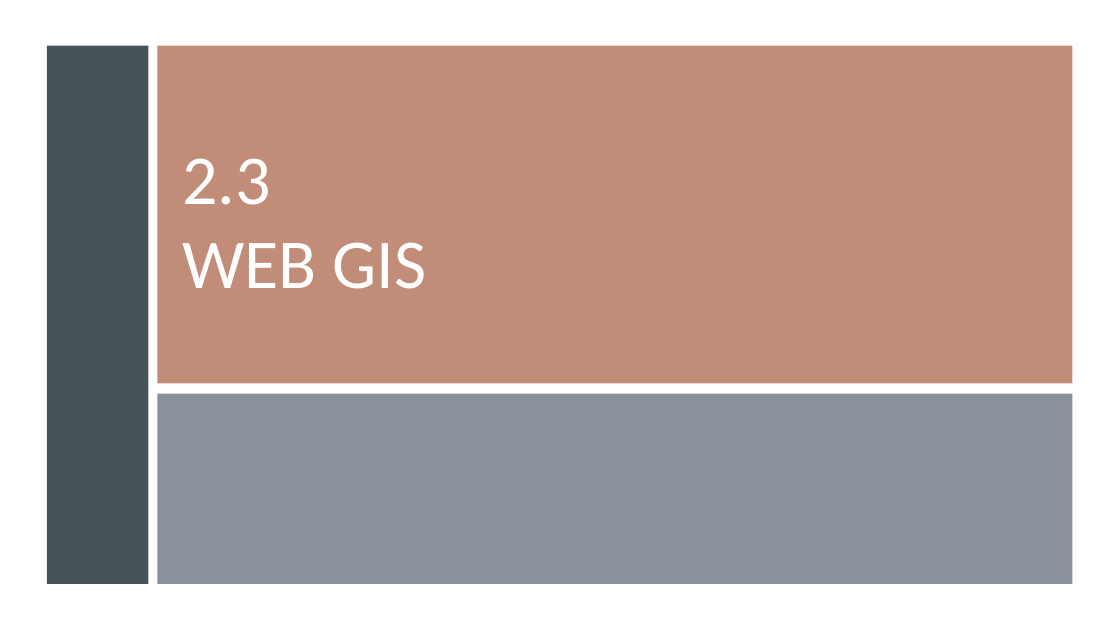
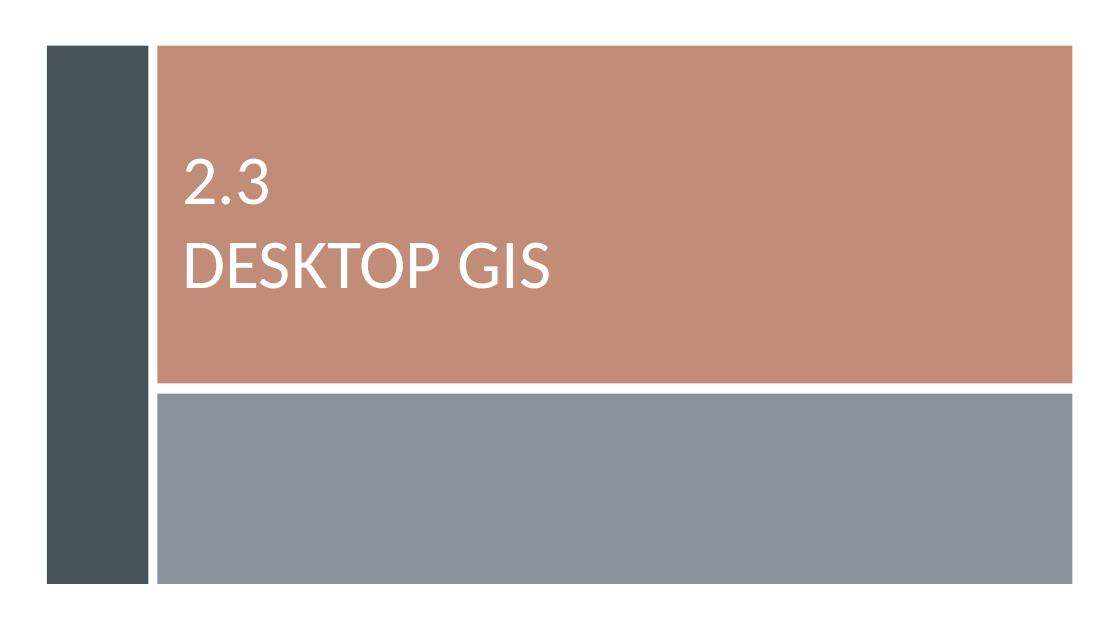
Before and after one commit to gisynw/Field_Techniques, a slide deck: slide 20 of docs/Lectures/Week02/Week02_Intro_To_Field_Technologies.pptx (slide 19 before the commit). Drawn at 1120x630 pixels with LibreOffice and Linux fonts; fonts in the diff are those of the drawing. Boxes give left, top, right and bottom in pixels: in the first picture for what was removed or moved away, otherwise in the second. Text is boxed around its words. In the diff, an @@ line names an element or a change of style, - is before the commit and + after.

```diff
--- a/docs/Lectures/Week02/Week02_Intro_To_Field_Technologies.pptx
+++ b/docs/Lectures/Week02/Week02_Intro_To_Field_Technologies.pptx
@@ title at (182, 158, 552, 289): text changed @@
-2.3
-WEB GIS
+2.3
+DESKTOP GIS
```
Also in this commit, not shown: 11 other slides changed, 6 slides added, 3 slides removed.
